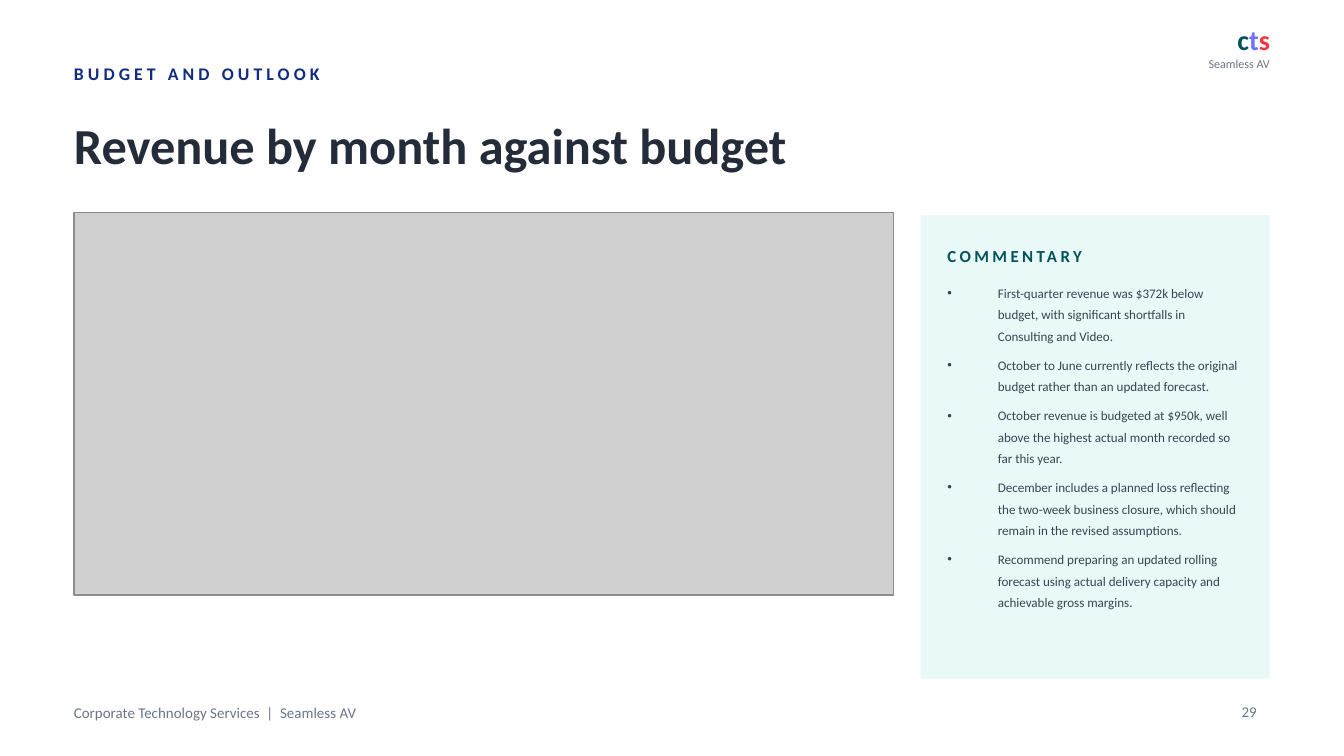
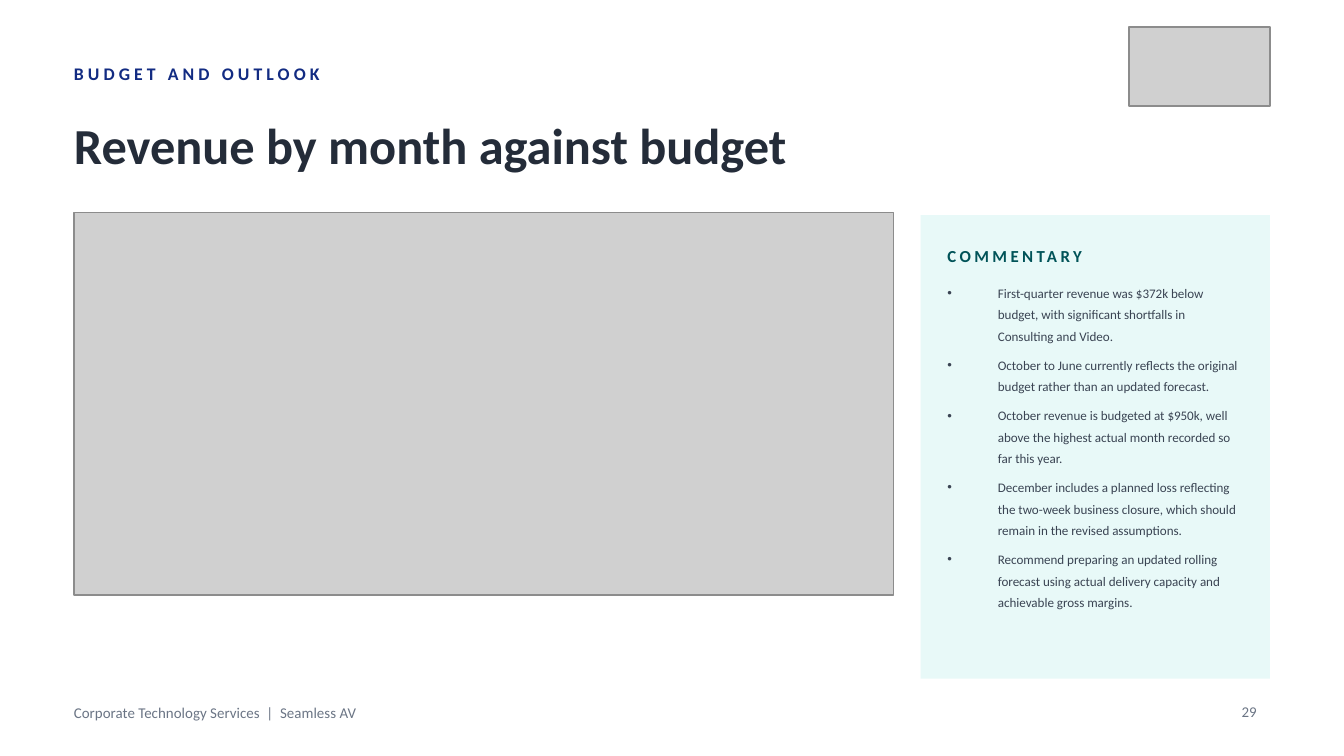
Before and after one commit to WesleyNelson-O33/Claude, a slide deck: slide 29 of deck/CTS Monthly Business Review - 30092026.pptx. Drawn at 1344x756 pixels with LibreOffice and Linux fonts; fonts in the diff are those of the drawing; grey boxes stand for pictures. Boxes give left, top, right and bottom in pixels: in the first picture for what was removed or moved away, otherwise in the second. Text is boxed around its words. In the diff, an @@ line names an element or a change of style, - is before the commit and + after.

```diff
--- a/deck/CTS Monthly Business Review - 30092026.pptx
+++ b/deck/CTS Monthly Business Review - 30092026.pptx
@@ picture added at [1129, 27, 1270, 106] @@
@@ text removed at [1237, 32, 1270, 51] @@
-cts
@@ text removed at [1209, 60, 1270, 68] @@
-Seamless AV
```
Also in this commit, not shown: 23 other slides changed, 3 other files.
